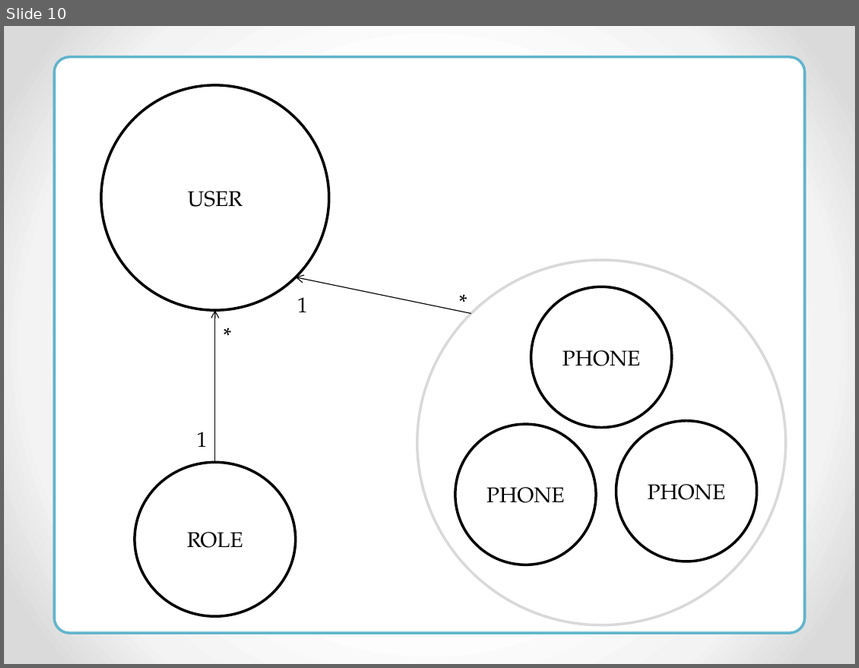
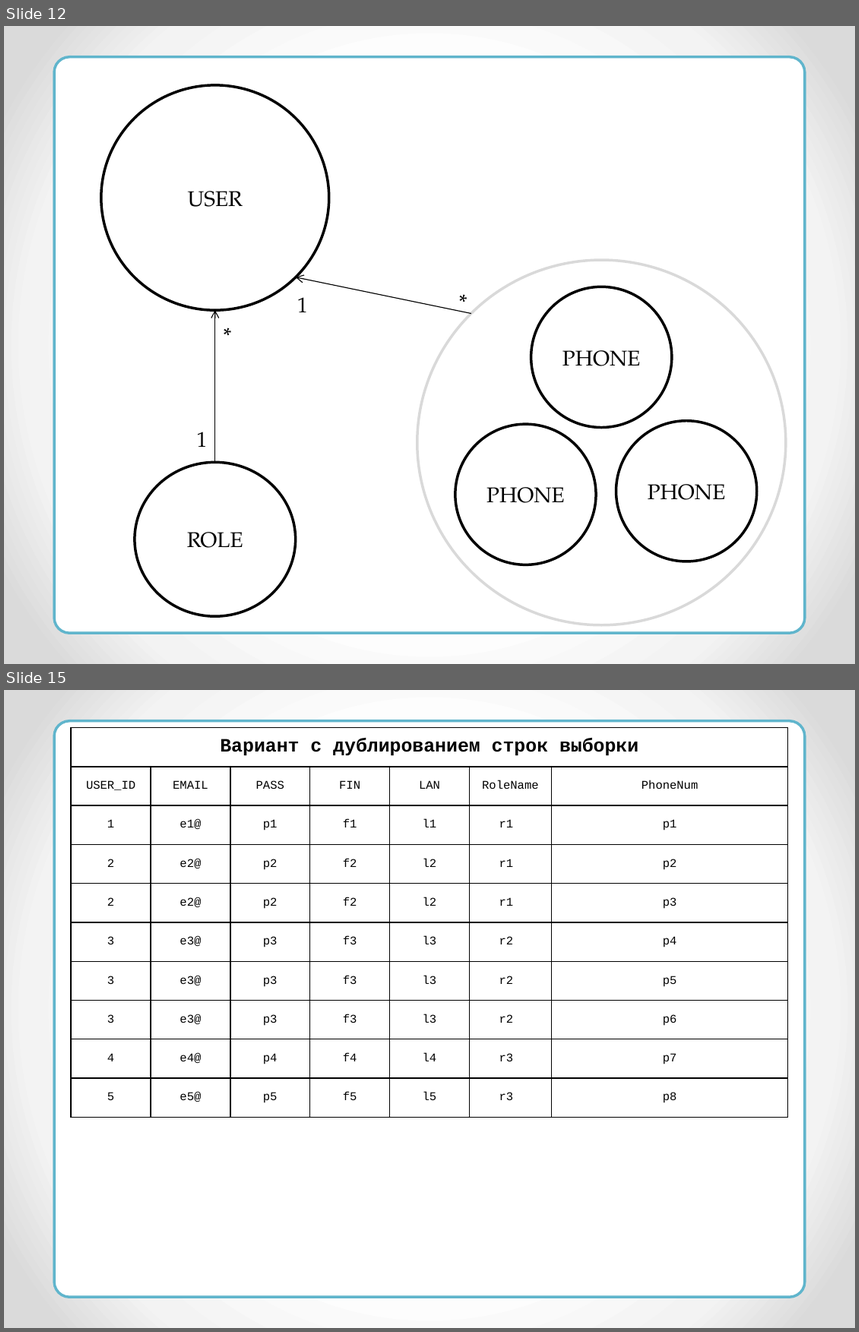
Before and after one commit to RedEyesDevelopment/NetCrackerProject, a slide deck: pres/reacteav/reacteav.pptx. Shown one above the other, each under a label of ours: slide 10 before the commit, slides 12 and 15 after it; the slides between them are not shown. The pictures are 859x668 and 859x1332 pixels, drawn with LibreOffice and Linux fonts; fonts in the diff are those of the drawing. Boxes give left, top, right and bottom in pixels: in the first picture for what was removed or moved away, otherwise in the second. Text is boxed around its words. In the diff, an @@ line names an element or a change of style, - is before the commit and + after.

```diff
--- a/pres/reacteav/reacteav.pptx
+++ b/pres/reacteav/reacteav.pptx
@@ slide 15 added at (x1=4, y1=690, x2=855, y2=1328), background gradient #FFFFFF to #F4F4F4 to #DADADA @@
@@ rounded rectangle added at (x1=54, y1=720, x2=805, y2=1297), fill #FFFFFF, outline #60B5CC 2.25 pt @@
@@ table added at (x1=71, y1=727, x2=790, y2=1117), 10 rows, 7 columns @@
+Вариант с дублированием строк выборки |  |  |  |  |  | 
+USER_ID | EMAIL | PASS | FIN | LAN | RoleName | PhoneNum
+1 | e1@ | p1 | f1 | l1 | r1 | p1
+2 | e2@ | p2 | f2 | l2 | r1 | p2
+2 | e2@ | p2 | f2 | l2 | r1 | p3
+3 | e3@ | p3 | f3 | l3 | r2 | p4
+3 | e3@ | p3 | f3 | l3 | r2 | p5
+3 | e3@ | p3 | f3 | l3 | r2 | p6
+4 | e4@ | p4 | f4 | l4 | r3 | p7
+5 | e5@ | p5 | f5 | l5 | r3 | p8
@@ what was slide 10 is now slide 12 @@
```
Also in this commit, not shown: 3 slides changed, 13 other slides added.
